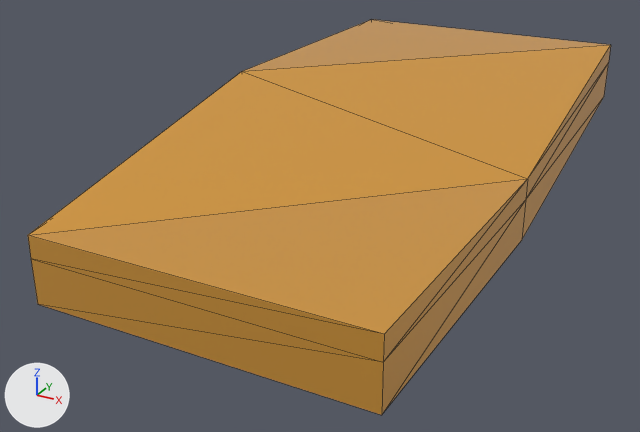
One commit to the glTF model public/models/tile-hill-curve.glb: the scene before it, then after it.
Camera for both pictures: a 50 mm lens placed at (34.3, -88.2, 28.6), pointed at (-3.4, -19.7, -5.7). Lighting does not change. The marker at lower left points along +X, +Y and +Z. Mesh edges are drawn as thin lines. Where no turn or scale is listed for an object, it has been applied to the vertices.

Objects in the first picture: 'tile-hill-curve'.
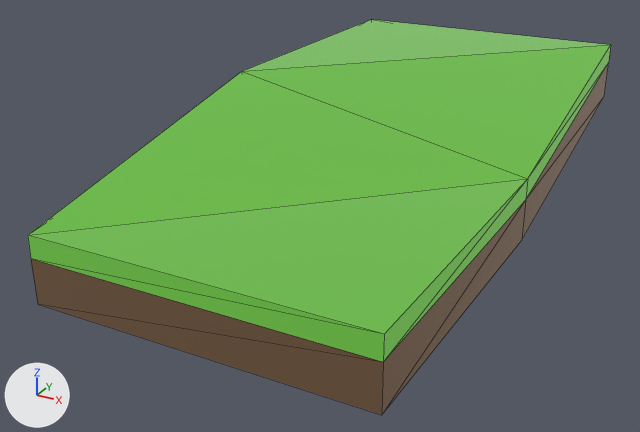
Edits to the bpy script that builds the scene:
```text
Add img_base:
    img_base = load_image('base', '_unpacked/base', 1024, 1024, 'sRGB')
Add mat_lowpoly_colors_001:
    mat_lowpoly_colors_001 = bpy.data.materials.new('LOWPOLY-COLORS.001')
    # uses the picture img_base
Change me_tile_hill_curve:
    where me_tile_hill_curve.from_pydata(...)  # 18 vertices, 28 faces; spans x -15.0..15.0, y -45.0..15.0, z -6.0..6.0
    remove me_tile_hill_curve.materials.append(mat_lowpoly_colors)  # orange #e7a747
    add me_tile_hill_curve.materials.append(mat_lowpoly_colors_001)
```

What differs and where, as boxes (x1, y1, x2, y2) in the pictures (640 x 432 px):
'tile-hill-curve', recoloured (orange to green): (28, 19, 611, 415) in both
